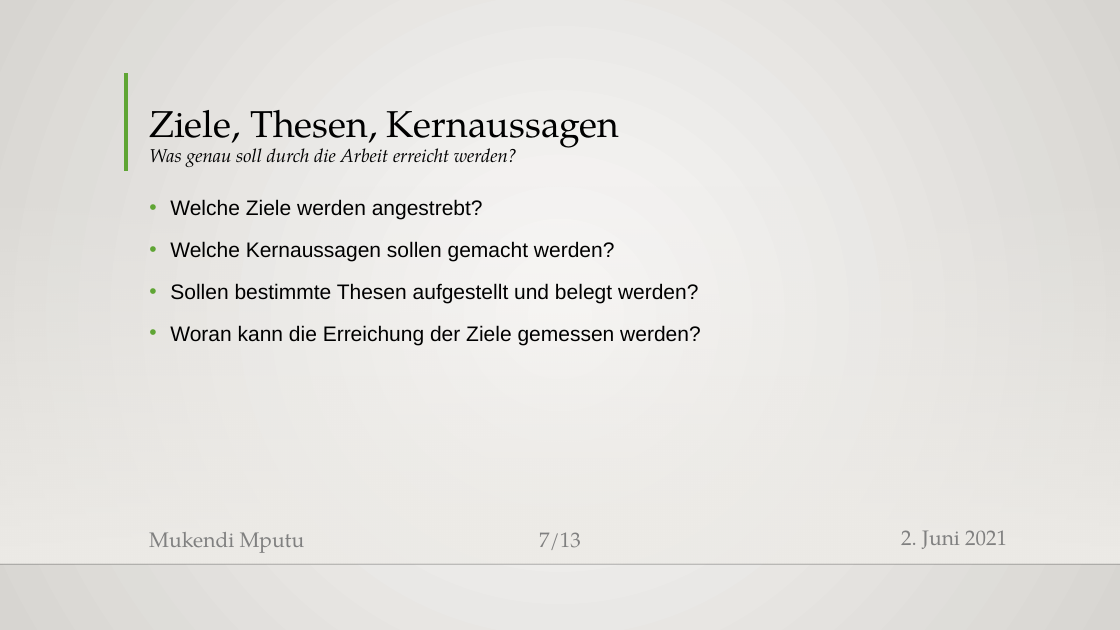
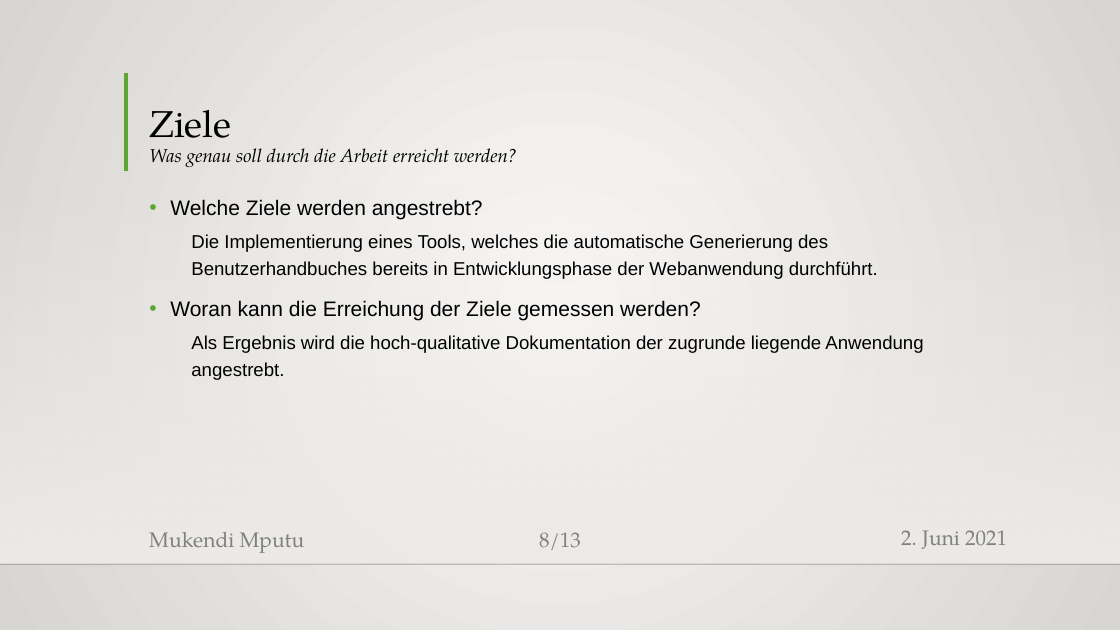
Before and after one commit to MukendiMputu/BachelorThesis, a slide deck: slide 8 of Proposalvortrag.pptx (slide 7 before the commit). Drawn at 1120x630 pixels with LibreOffice and Linux fonts; fonts in the diff are those of the drawing; background and template pictures are left out. Boxes give left, top, right and bottom in pixels: in the first picture for what was removed or moved away, otherwise in the second. Text is boxed around its words. In the diff, an @@ line names an element or a change of style, - is before the commit and + after.

```diff
--- a/Proposalvortrag.pptx
+++ b/Proposalvortrag.pptx
@@ title at <box>149,110,517,167</box>: text changed @@
-Ziele, Thesen, Kernaussagen
-Was genau soll durch die Arbeit erreicht werden?
+Ziele
+Was genau soll durch die Arbeit erreicht werden?
@@ text at <box>191,234,878,279</box>: text changed; size 18 to 16 pt @@
-• Welche Kernaussagen sollen gemacht werden?
-• Sollen bestimmte Thesen aufgestellt und belegt werden?
+  Die Implementierung eines Tools, welches die automatische Generierung des Benutzerhandbuches bereits in Entwicklungsphase der Webanwendung durchführt.
@@ text at <box>191,335,923,380</box>: paragraph added @@
+  Als Ergebnis wird die hoch-qualitative Dokumentation der zugrunde liegende Anwendung angestrebt.
@@ page number at <box>539,532,581,550</box>: text changed @@
-7/13
+8/13
```
Also in this commit, not shown: 8 other slides changed, 4 slides added, 2 slides removed, 2 other files.
